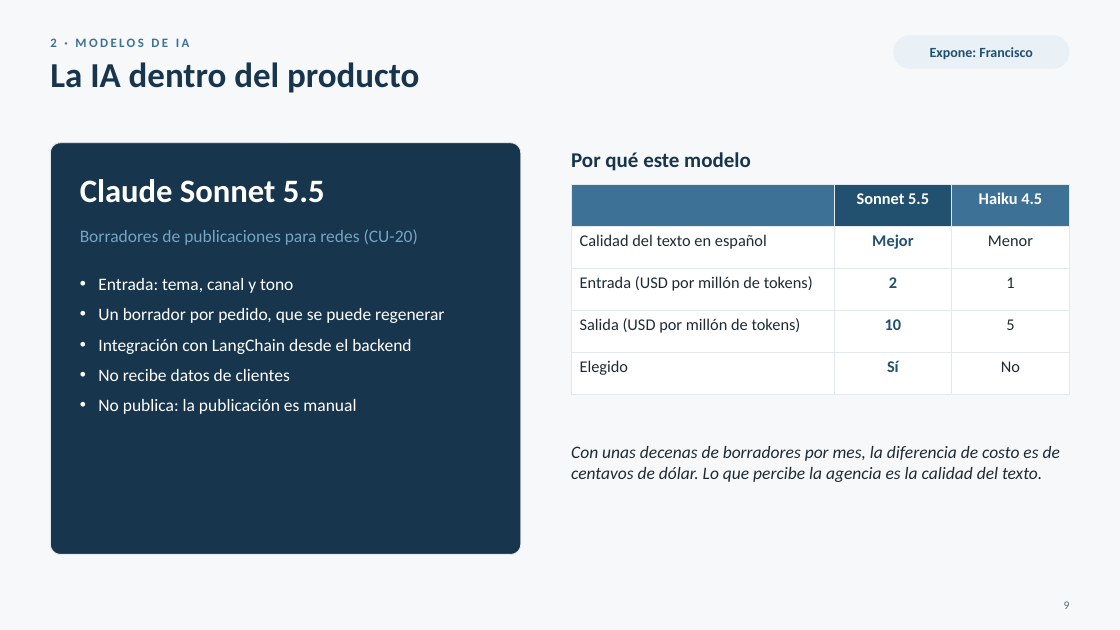
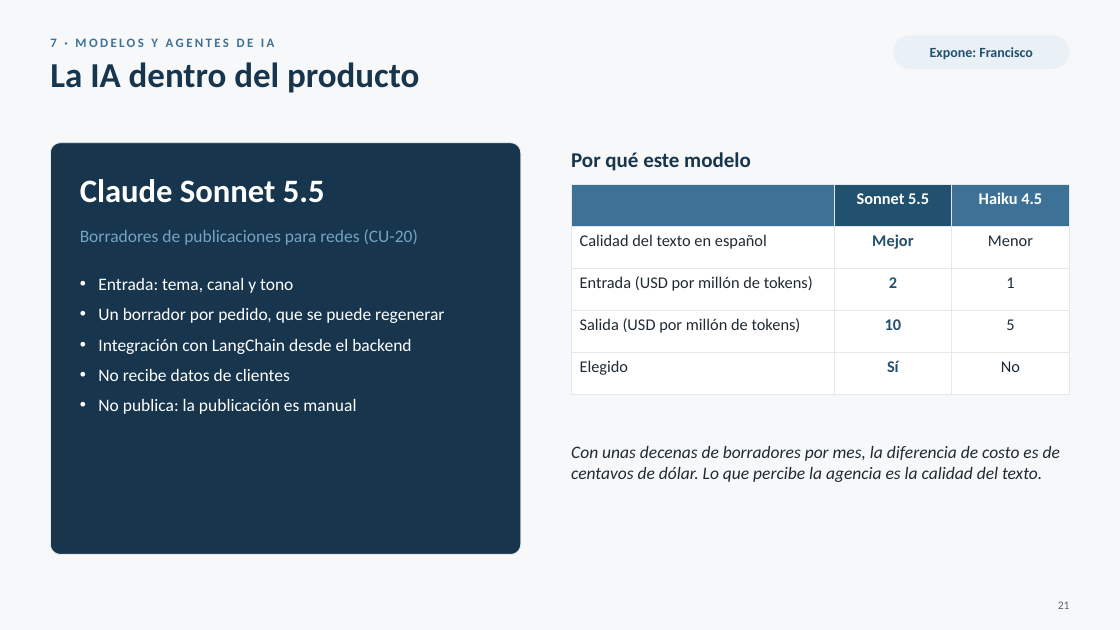
Before and after one commit to FranLuciano04/Vault-Rumbo, a slide deck: slide 21 of 07-Entregables/PC1/Rumbo — PC1 (presentación).pptx (slide 9 before the commit). Drawn at 1120x630 pixels with LibreOffice and Linux fonts; fonts in the diff are those of the drawing. Boxes give left, top, right and bottom in pixels: in the first picture for what was removed or moved away, otherwise in the second. Text is boxed around its words. In the diff, an @@ line names an element or a change of style, - is before the commit and + after.

```diff
--- a/07-Entregables/PC1/Rumbo — PC1 (presentación).pptx
+++ b/07-Entregables/PC1/Rumbo — PC1 (presentación).pptx
@@ text at [50, 38, 275, 47]: text changed @@
-2 · MODELOS DE IA
+7 · MODELOS Y AGENTES DE IA
@@ text at [1058, 601, 1070, 609]: text changed @@
-9
+21
```
Also in this commit, not shown: 21 other slides changed, 4 slides added, 1 slide removed, 10 other files.
